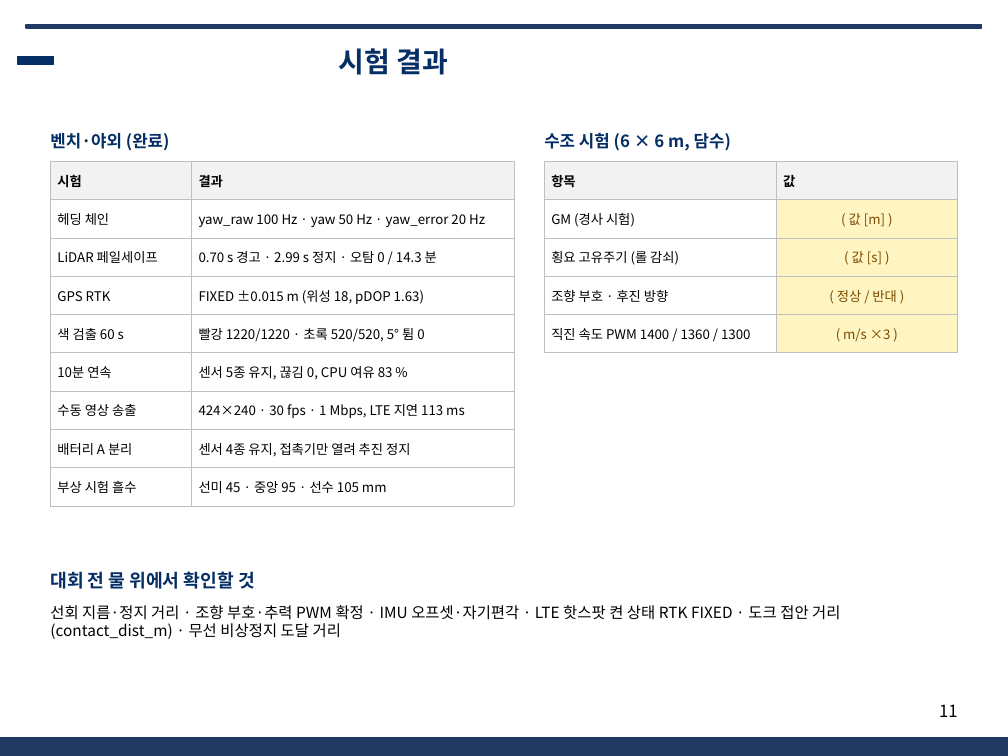
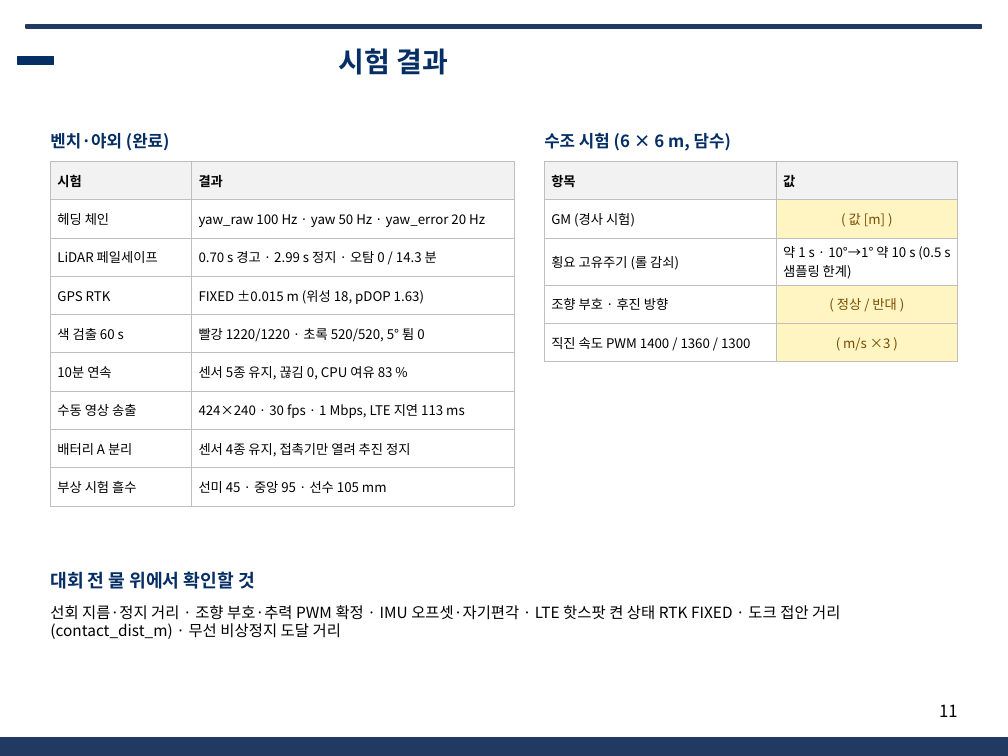
Before and after one commit to unmatsutake377-rgb/ros2_ws, a slide deck: slide 11 of docs/전달용/보고서_분담/발표자료_SSF_A.pptx. Drawn at 1008x756 pixels with LibreOffice and Linux fonts; fonts in the diff are those of the drawing; background and template pictures are left out. Boxes give left, top, right and bottom in pixels: in the first picture for what was removed or moved away, otherwise in the second. Text is boxed around its words. In the diff, an @@ line names an element or a change of style, - is before the commit and + after.

```diff
--- a/docs/전달용/보고서_분담/발표자료_SSF_A.pptx
+++ b/docs/전달용/보고서_분담/발표자료_SSF_A.pptx
@@ table at (544,161,958,355) @@
-row 3, column 2: ( 값 [s] )
+row 3, column 2: 약 1 s · 10°→1° 약 10 s (0.5 s 샘플링 한계)
@@ fill #FFF5C2 to none in row 3, column 2 @@
```
Also in this commit, not shown: 2 other slides changed, 14 other files.
